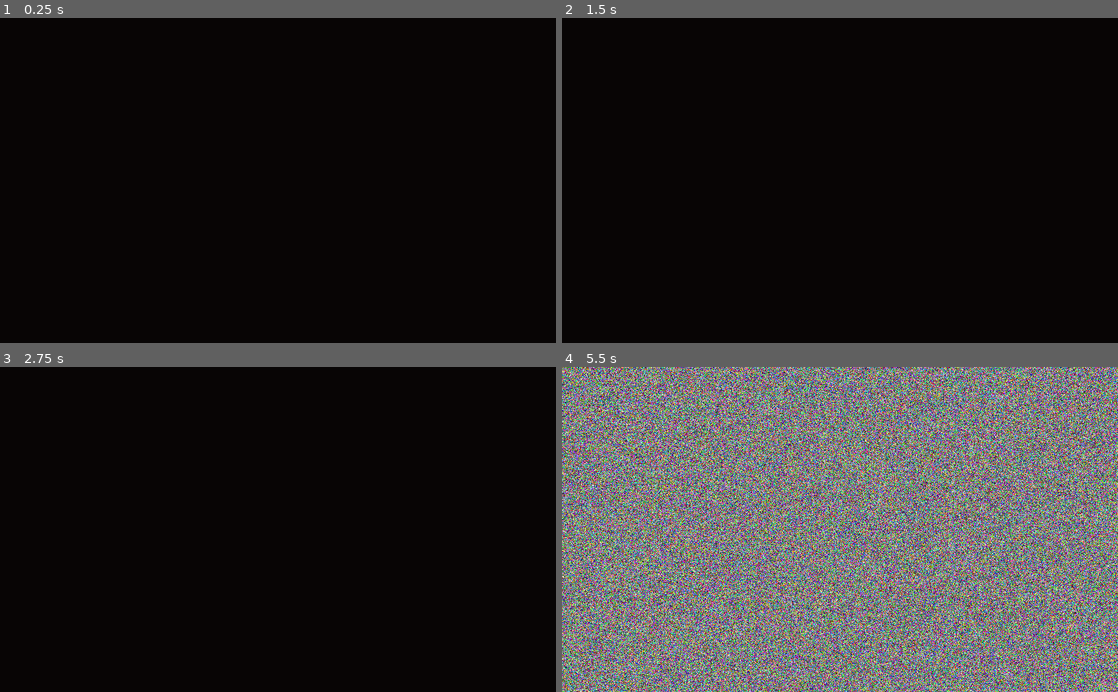
Above: before the commit, frames 1-4 (two rows, left to right).
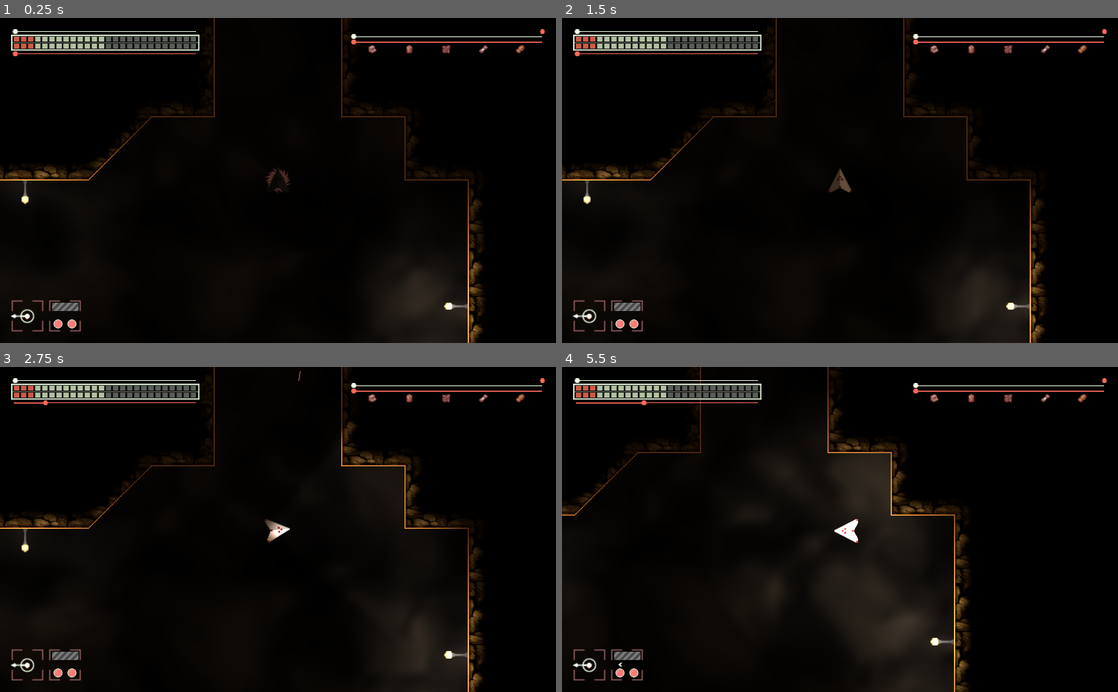
Above: after the commit, the same moments.

Repository: maximinus/scheme7
Game: Godot game, scene res://scenes/World.tscn
The game is run twice, just before and just after one commit, with the same random seed, the same clock (stepped at 60 frames per second) and the same inputs. Before the commit the project starts from res://scenes/Interface/Dialog/Dialog.tscn. The engine's default icon, where the game draws it, is replaced by a stand-in: a white triangle on a blue panel in a dark square. Sound files missing from this copy of the repository are replaced by a short silence.
Inputs:
- Up to frame 1 (0.25 s): no input
- Up to frame 2 (1.5 s): tap Enter (Enter) at 0.5, 1.25, 1.35 s; hold D (RightTurn) 0.53-1.28 s; tap L (Lights) at 0.6 s; hold M (download) from 1.28 s (still down)
- Up to frame 3 (2.75 s): tap L (Lights) at 1.55, 2.3 s; tap Enter (Enter) at 2 s; release M (download) at 2.03 s; hold D (RightTurn) from 2.03 s (still down); tap Space (FireLaser) at 2.1 s
- Up to frame 4 (5.5 s): release D (RightTurn) at 2.78 s; hold W (Thrust) 2.78-3.53 s; tap K (FullBeam) at 2.85 s; tap L (Lights) at 3.05, 3.6, 4.35, 5.3 s; hold A (LeftTurn) 3.53-5.03 s; tap Enter (Enter) at 5, 5.1 s; hold M (download) from 5.03 s (still down)

The runs differ from the first frame. In frame 1, 5.6% of the frame differs, in the area x 0-98%, y 0-100%; in frame 2, 5.5%; in frame 3, 6.1%; in frame 4, 100%, in the area x 0-100%, y 0-100%.

Commit message:
Moved back to world scene for testing

Diff:
--- a/Scheme7/project.godot
+++ b/Scheme7/project.godot
@@ -99,7 +99,7 @@
 [application]
 
 config/name="Scheme7"
-run/main_scene="res://scenes/Interface/Dialog/Dialog.tscn"
+run/main_scene="res://scenes/World.tscn"
 config/icon="res://icon.png"
 
 [autoload]
--- /dev/null
+++ b/Scheme7/scenes/LevelEffects/TractorBeam/TractorBeam.tscn
@@ -0,0 +1,48 @@
+[gd_scene load_steps=5 format=2]
+
+[sub_resource type="Shader" id=1]
+code = "shader_type canvas_item;
+
+void fragment() {
+	vec2 pos = UV;
+	pos.x = 0.0;
+	float speed = TIME * 0.1;
+	if(pos.y > 0.5) {
+		pos.y -= speed;
+	} else {
+		pos.y += speed;
+	}
+	float blue = texture(TEXTURE, pos).r;
+	if(blue > 0.5) {
+		COLOR = vec4(0.5, 0.5, 1.0, 1.0);
+	} else {
+		COLOR = vec4(blue / 2.0, blue / 2.0, blue, 1.0 - blue);
+	}
+	//COLOR = texture(TEXTURE, UV);
+}"
+
+[sub_resource type="ShaderMaterial" id=2]
+shader = SubResource( 1 )
+
+[sub_resource type="OpenSimplexNoise" id=5]
+seed = 2
+octaves = 4
+period = 29.7
+persistence = 1.0
+lacunarity = 4.0
+
+[sub_resource type="NoiseTexture" id=4]
+width = 160
+height = 20
+seamless = true
+noise = SubResource( 5 )
+
+[node name="Node2D" type="Node2D"]
+
+[node name="Beam" type="Polygon2D" parent="."]
+material = SubResource( 2 )
+position = Vector2( 0, -5.33333 )
+scale = Vector2( 1, 0.666667 )
+texture = SubResource( 4 )
+polygon = PoolVector2Array( -128, -16, 128, -16, 128, 32, -128, 32 )
+uv = PoolVector2Array( 0, 3.8147e-06, 160, 0, 160, 20, 0, 20 )
--- /dev/null
+++ b/Scheme7/scenes/Levels/tutorial_levels/tutorial_1/tutorial_1.gd
@@ -0,0 +1,59 @@
+extends Node2D
+
+var index: int
+
+func _ready():
+	$Player.processing = true
+	index = 0
+	setupObjectives()
+
+func setupObjectives():
+	var texts = []
+	for i in objectives:
+		texts.append(i[0])
+	Globals.level.objectives = texts
+	Globals.level.callback = funcref(self, 'testObjectives')
+	$CanvasLayer/Objectives.setup()
+
+# we need to handle level objectives here.
+# So first the code to check each objective
+# each of these returns a bool
+func checkLightsOn() -> bool:
+	if Globals.ship.battery.status != BatteryCharge.LIGHT_STATUS.Off:
+		return true
+	return false
+
+func checkLightCircle() -> bool:
+	if Globals.ship.battery.status == BatteryCharge.LIGHT_STATUS.Circle:
+		return true
+	return false
+
+func checkHeadlightOn() -> bool:
+	if Globals.ship.battery.status != BatteryCharge.LIGHT_STATUS.Off:
+		if Globals.ship.battery.fullbeam == true:
+			return true
+	return false
+
+func testObjectives() -> bool:
+	# returns true if a mission objective completes
+	# take the first and check it
+	var data = objectives[index]
+	# call the first argument
+	if data[1].call_func() == false:
+		# nothing to do
+		return false
+	# move to next objective
+	index += 1
+	return true
+
+# finally, we need dump the results out here into an array
+# the second entry to the array is the function that checks
+var objectives = [
+	['Turn on lights [L]', 			funcref(self, 'checkLightsOn')],
+	['Turn on surround lights [L]',	funcref(self, 'checkLightCircle')],
+	['Turn on headlights [K]',		funcref(self, 'checkHeadlightOn')]
+]
+
+func _on_Objectives_mission_complete():
+	$CanvasLayer/MissionComplete.show()
+	$CanvasLayer/MissionComplete.playAnim()
--- a/Scheme7/scenes/Levels/tutorial_levels/tutorial_1/tutorial_1.tscn
+++ b/Scheme7/scenes/Levels/tutorial_levels/tutorial_1/tutorial_1.tscn
@@ -2,7 +2,7 @@
 
 [ext_resource path="res://scenes/Levels/MapTiles.tres" type="TileSet" id=1]
 [ext_resource path="res://scenes/LevelObjects/SimpleLight/SimpleLight.tscn" type="PackedScene" id=2]
-[ext_resource path="res://scenes/Levels/BaseLevel/BaseLevel.gd" type="Script" id=3]
+[ext_resource path="res://scenes/Levels/tutorial_levels/tutorial_1/tutorial_1.gd" type="Script" id=3]
 [ext_resource path="res://scenes/PlayerUI/Pause/PauseScreen.tscn" type="PackedScene" id=4]
 [ext_resource path="res://scenes/Player/Player.tscn" type="PackedScene" id=5]
 [ext_resource path="res://scenes/PlayerUI/MissionObjectives/MissionObjectives.tscn" type="PackedScene" id=6]
--- /dev/null
+++ b/Scheme7/scenes/Levels/tutorial_levels/tutorial_2/tutorial_2.gd
@@ -0,0 +1,62 @@
+extends Node2D
+
+var index: int
+
+func _ready():
+	$Player.processing = true
+	index = 0
+	setupObjectives()
+
+func setupObjectives():
+	var texts = []
+	for i in objectives:
+		texts.append(i[0])
+	Globals.level.objectives = texts
+	Globals.level.callback = funcref(self, 'testObjectives')
+	$CanvasLayer/Objectives.setup()
+
+func testObjectives() -> bool:
+	# returns true if a mission objective completes
+	# take the first and check it
+	var data = objectives[index]
+	# call the first argument
+	if data[1].call_func() == false:
+		# nothing to do
+		return false
+	# move to next objective
+	index += 1
+	return true
+
+# we need to handle level objectives here.
+# So first the code to check each objective
+# each of these returns a bool
+func takeOff() -> bool:
+	# vertical speed above some value
+	if Globals.ship.battery.status != BatteryCharge.LIGHT_STATUS.Off:
+		return true
+	return false
+
+func moveRight() -> bool:
+	# position has changed by some value
+	if Globals.ship.battery.status == BatteryCharge.LIGHT_STATUS.Circle:
+		return true
+	return false
+
+func landOnLander() -> bool:
+	# correct landed signal triggered somewhere
+	if Globals.ship.battery.status != BatteryCharge.LIGHT_STATUS.Off:
+		if Globals.ship.battery.fullbeam == true:
+			return true
+	return false
+
+# finally, we need dump the results out here into an array
+# the second entry to the array is the function that checks
+var objectives = [
+	['Take Off [W]', 	funcref(self, 'takeOff')],
+	['Move Right',		funcref(self, 'moveRight')],
+	['Land on lander',	funcref(self, 'landOnLander')]
+]
+
+func _on_Objectives_mission_complete():
+	$CanvasLayer/MissionComplete.show()
+	$CanvasLayer/MissionComplete.playAnim()
--- a/Scheme7/scenes/Levels/tutorial_levels/tutorial_2/tutorial_2.tscn
+++ b/Scheme7/scenes/Levels/tutorial_levels/tutorial_2/tutorial_2.tscn
@@ -1,6 +1,6 @@
 [gd_scene load_steps=12 format=2]
 
-[ext_resource path="res://scenes/Levels/BaseLevel/BaseLevel.gd" type="Script" id=1]
+[ext_resource path="res://scenes/Levels/tutorial_levels/tutorial_2/tutorial_2.gd" type="Script" id=1]
 [ext_resource path="res://scenes/Player/Player.tscn" type="PackedScene" id=2]
 [ext_resource path="res://scenes/PlayerUI/Pause/PauseScreen.tscn" type="PackedScene" id=3]
 [ext_resource path="res://scenes/LevelObjects/SimpleLight/SimpleLight.tscn" type="PackedScene" id=4]
--- a/Scheme7/scenes/World.gd
+++ b/Scheme7/scenes/World.gd
@@ -15,7 +15,7 @@
 	$Player.connect('ship_collision', self, 'shipCollision')
 	$Player.connect('laser_fire', self, 'shipLaser')
 	$Player.connect('ship_dead', self, 'shipDead')
-	$Player.connect('ship_landed', self, 'shipLanded')
+	$Player.connect('ship_landedlanded', self, 'shipLanded')
 	$UILayer/LanderDataTransfer.connect('download_finished', self, 'downloaded')
 	$UILayer/DeathNotice.connect('next_life', self, 'nextLife')
 	$CanvasModulate.show()
@@ -24,7 +24,7 @@
 func _process(_delta: float) -> void:
 	# if we are thrusting, better hide and reset the download animation
 	if $UILayer/LanderDataTransfer.visible == true:
-		if $Player.landed == false:
+		if $Player.status.landed == false:
 			# we took off, so reset animation
 			$UILayer/LanderDataTransfer.reset()
 
Not shown, changed: docs/TODO.txt
